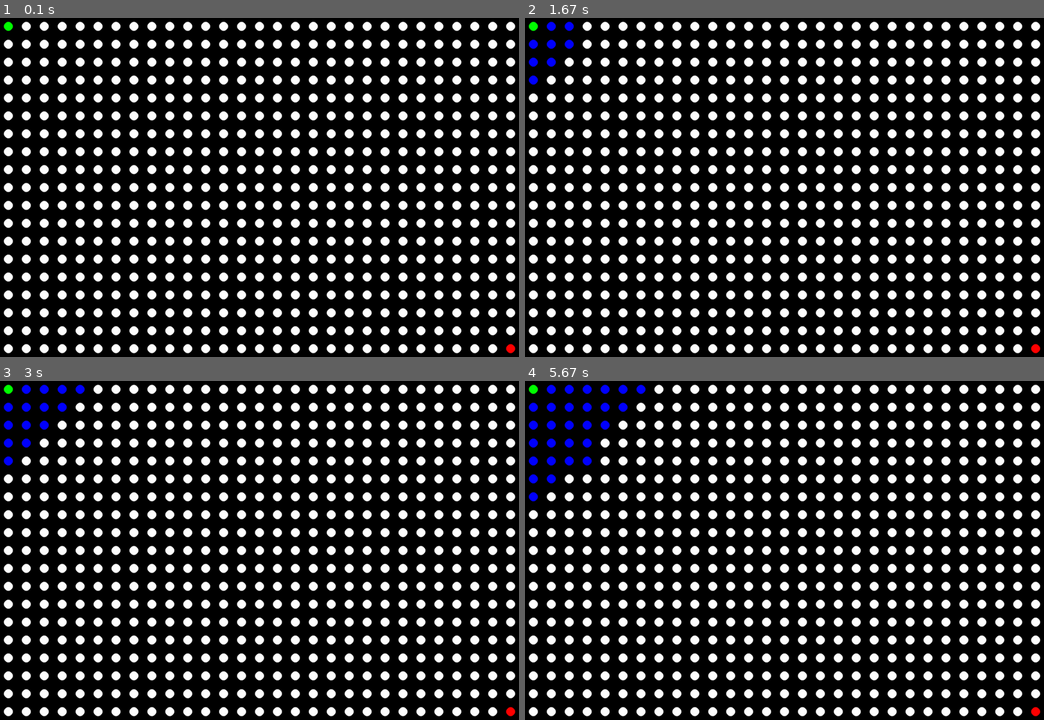
Above: before the commit, frames 1-4 (two rows, left to right).
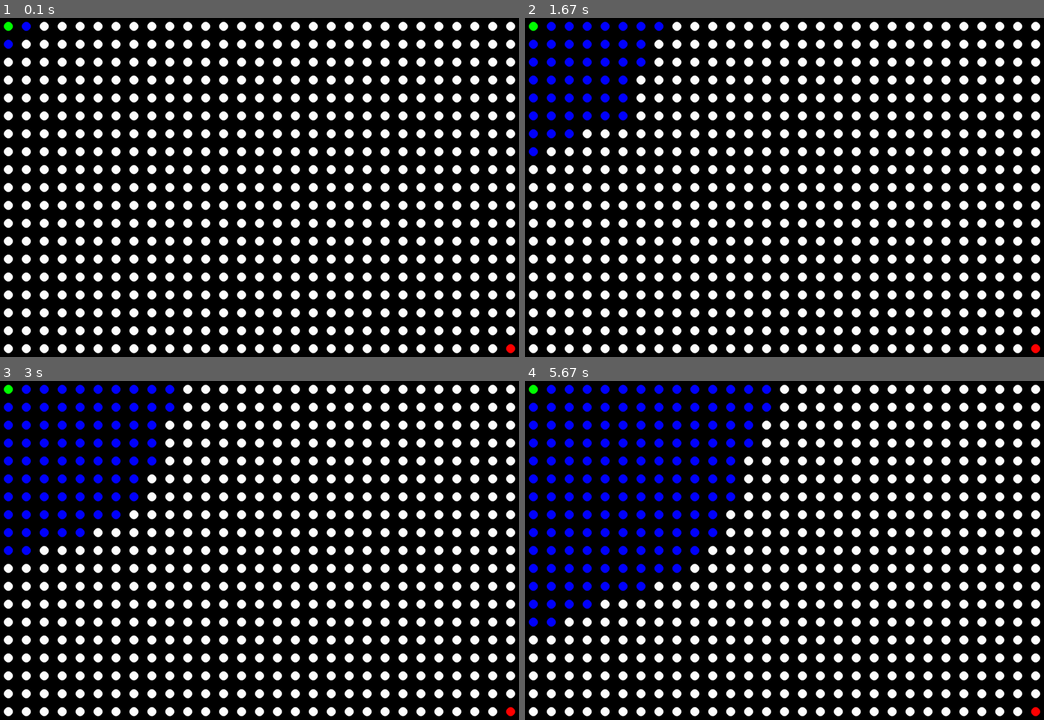
Above: after the commit, the same moments.

Repository: ashwath-karthikeyan/grid-planning
Game: pygame game, started from dijkstra_pygame.py
Same seed, same stepped clock (60 frames per second), same inputs: the game is played once before the commit and once after it.
Inputs:
- Up to frame 1 (0.1 s): no input
- Up to frame 2 (1.67 s): no input
- Up to frame 3 (3 s): no input
- Up to frame 4 (5.67 s): no input

The runs differ from the first frame. In frame 1, less than 0.1% of the frame differs, in the area x 0-6%, y 1-10%; in frame 2, 1.4%; in frame 3, 2.5%; in frame 4, 4.6%, in the area x 0-48%, y 1-73%.

Commit message:
with diagonal motion

Diff:
--- a/dijkstra_pygame.py
+++ b/dijkstra_pygame.py
@@ -41,7 +41,13 @@
             nodes[(x, y)] = Node((x, y))
     for node in nodes.values():
         x, y = node.position
-        for dx, dy in [(-NODE_DISTANCE, 0), (NODE_DISTANCE, 0), (0, -NODE_DISTANCE), (0, NODE_DISTANCE)]:
+        neighbors_offsets = [
+            (-NODE_DISTANCE, 0), (NODE_DISTANCE, 0),
+            (0, -NODE_DISTANCE), (0, NODE_DISTANCE),
+            (-NODE_DISTANCE, -NODE_DISTANCE), (NODE_DISTANCE, NODE_DISTANCE),
+            (NODE_DISTANCE, -NODE_DISTANCE), (-NODE_DISTANCE, NODE_DISTANCE)  # Diagonal connections
+        ]
+        for dx, dy in neighbors_offsets:
             if (x + dx, y + dy) in nodes:
                 node.add_neighbor(nodes[(x + dx, y + dy)])
     return nodes
@@ -112,6 +118,6 @@
     win.fill(BLACK)
     draw_nodes_and_edges(nodes, final_path, open_set, closed_set, start_node, goal_node)
     pygame.display.update()
-    clock.tick(10)
+    clock.tick(100)
 
 pygame.quit()
